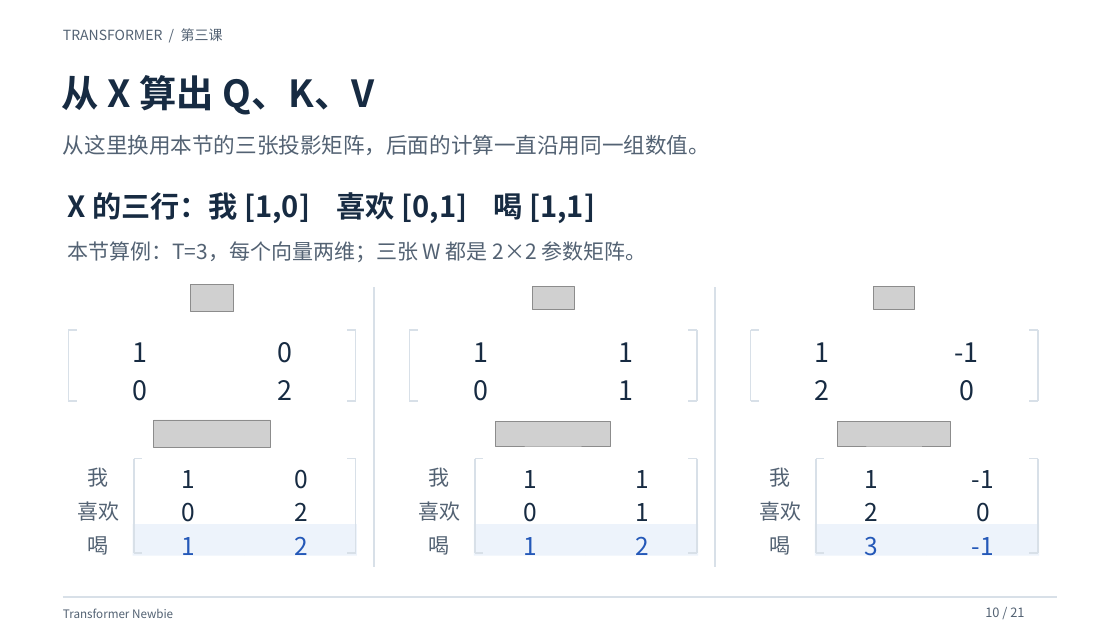
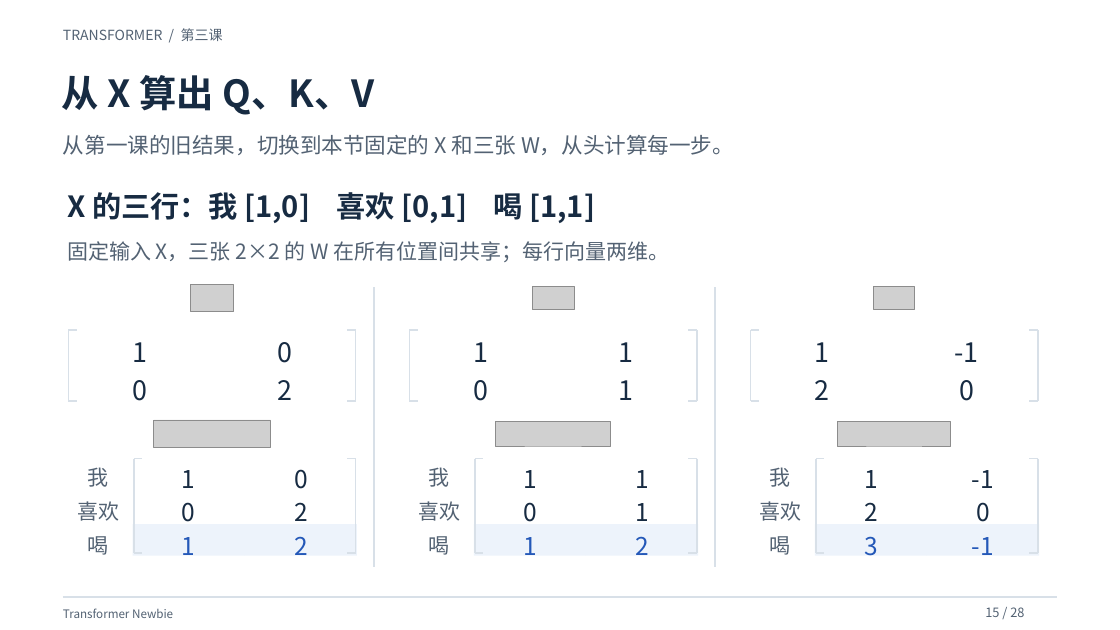
Before and after one commit to yangzy723/Transformer-Newbie, a slide deck: slide 15 of class3/class3_attention.pptx (slide 10 before the commit). Drawn at 1120x630 pixels with LibreOffice and Linux fonts; fonts in the diff are those of the drawing; grey boxes stand for pictures. Boxes give left, top, right and bottom in pixels: in the first picture for what was removed or moved away, otherwise in the second. Text is boxed around its words. In the diff, an @@ line names an element or a change of style, - is before the commit and + after.

```diff
--- a/class3/class3_attention.pptx
+++ b/class3/class3_attention.pptx
@@ text at (63,135,734,155): text changed @@
-从这里换用本节的三张投影矩阵，后面的计算一直沿用同一组数值。
+从第一课的旧结果，切换到本节固定的 X 和三张 W，从头计算每一步。
@@ text at (67,241,669,262): text changed @@
-本节算例：T=3，每个向量两维；三张 W 都是 2×2 参数矩阵。
+固定输入 X，三张 2×2 的 W 在所有位置间共享；每行向量两维。
@@ text at (985,607,1024,617): text changed @@
-10 / 21
+15 / 28
```
Also in this commit, not shown: 18 other slides changed, 9 slides added, 2 slides removed, 36 other files.
